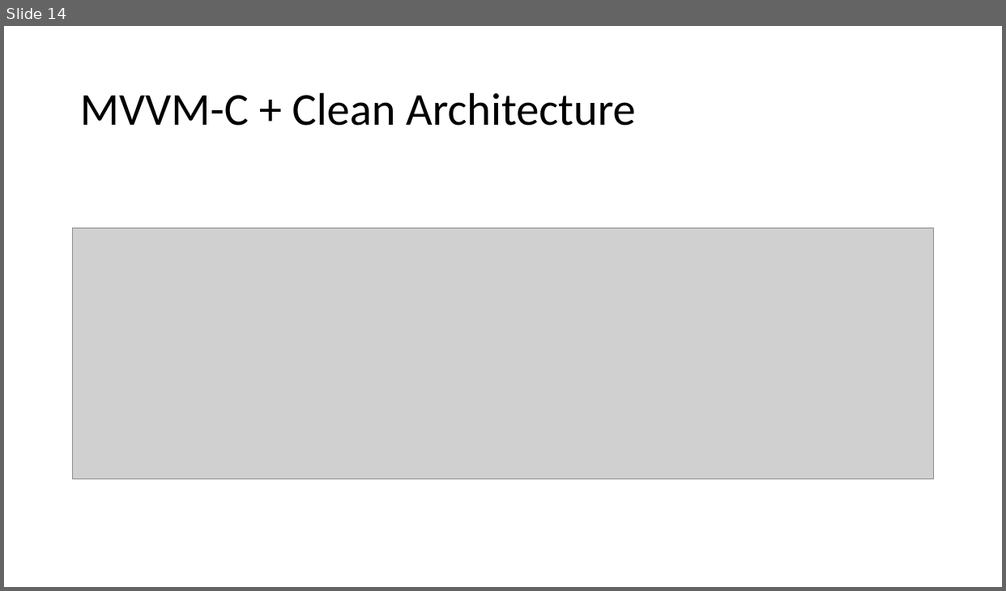
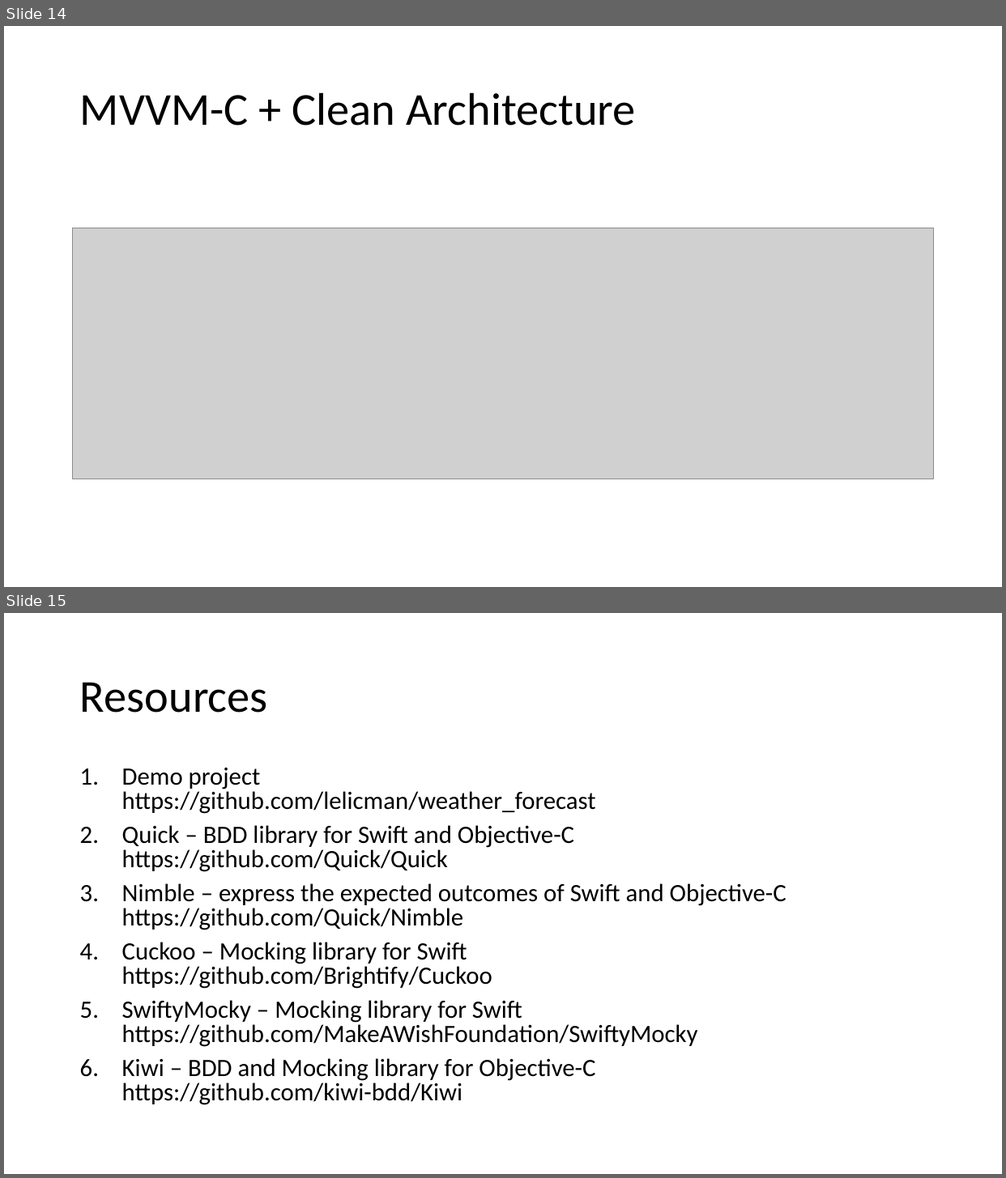
Before and after one commit to lelicman/weather_forecast, a slide deck: Unit-testing.ppt. Shown one above the other, each under a label of ours: slide 14 before the commit, slides 14 and 15 after it. The pictures are 1006x591 and 1006x1178 pixels, drawn with LibreOffice and Linux fonts; fonts in the diff are those of the drawing; grey boxes stand for pictures. Boxes give left, top, right and bottom in pixels: in the first picture for what was removed or moved away, otherwise in the second. Text is boxed around its words. In the diff, an @@ line names an element or a change of style, - is before the commit and + after.

Commit message:
Updated presentation

```diff
--- a/Unit-testing.ppt
+++ b/Unit-testing.ppt
@@ slide 15 added at (4, 613, 1002, 1174), background #FFFFFF @@
@@ title added at (80, 682, 268, 713), 44 pt, text #000000 @@
+Resources
@@ text added at (122, 768, 786, 1105), 24 pt, text #000000 @@
+1. Demo project
+   https://github.com/lelicman/weather_forecast
+2. Quick – BDD library for Swift and Objective-C
+   https://github.com/Quick/Quick
+3. Nimble – express the expected outcomes of Swift and Objective-C
+   https://github.com/Quick/Nimble
+4. Cuckoo – Mocking library for Swift
+   https://github.com/Brightify/Cuckoo
+5. SwiftyMocky – Mocking library for Swift
+   https://github.com/MakeAWishFoundation/SwiftyMocky
+6. Kiwi – BDD and Mocking library for Objective-C
+   https://github.com/kiwi-bdd/Kiwi
```
Also in this commit, not shown: 1 other slide added, 1 other file.
